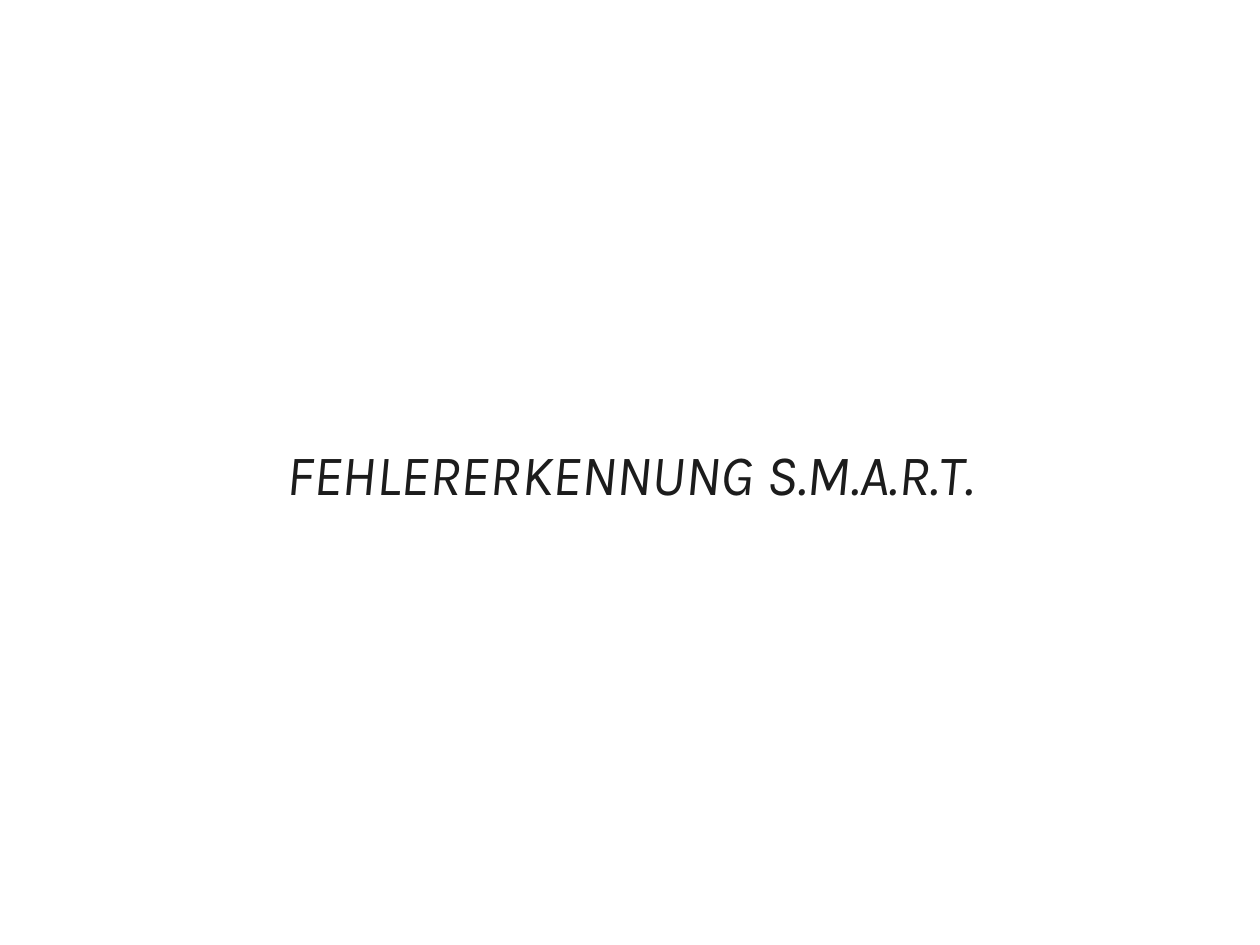
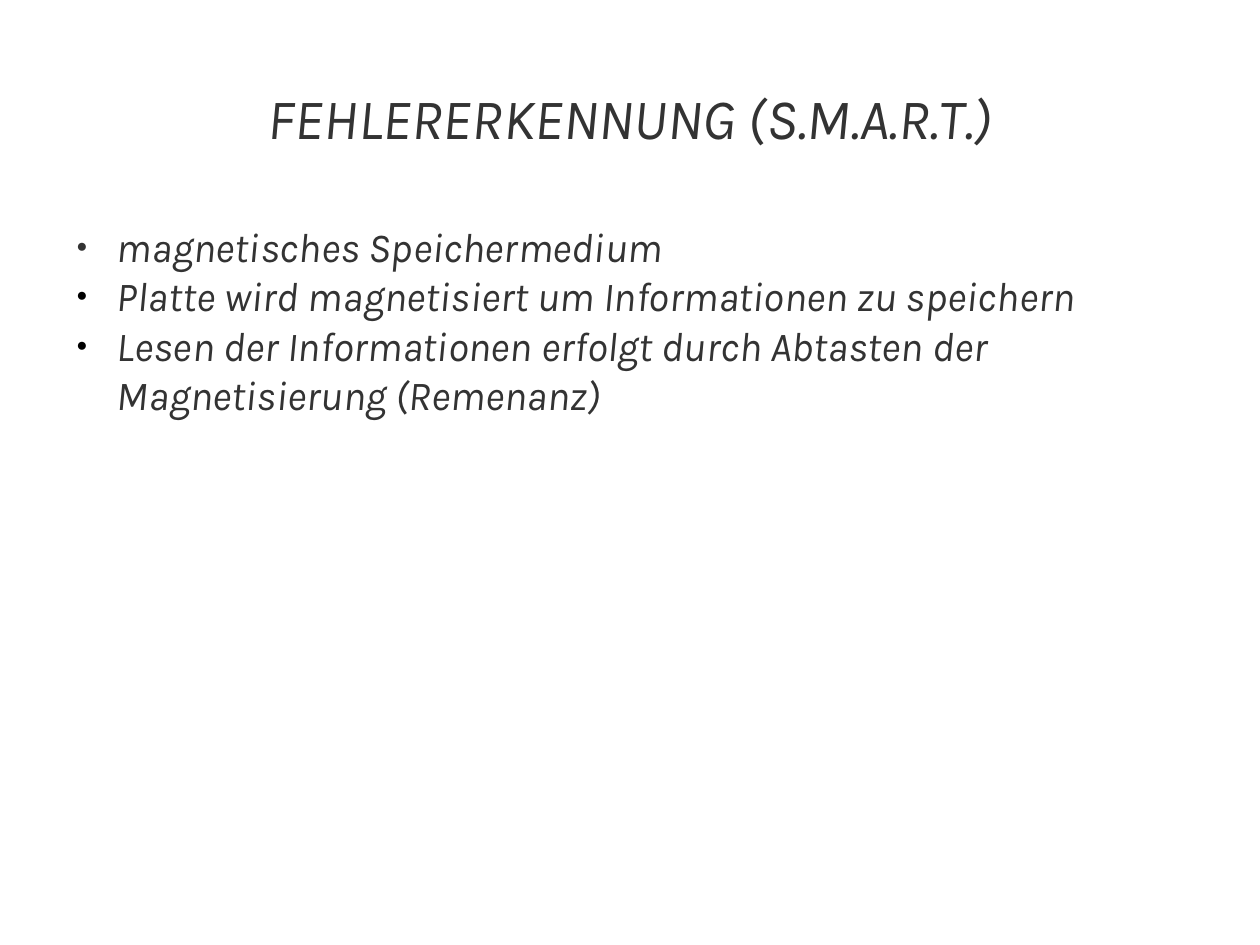
Before and after one commit to JMFootBallPlyr/Hard-drive-system-, a slide deck: slide 9 of WRK/presents/01 - types of drives/types of drives.pptx (slide 10 before the commit). Drawn at 1260x945 pixels with LibreOffice and Linux fonts; fonts in the diff are those of the drawing. Boxes give left, top, right and bottom in pixels: in the first picture for what was removed or moved away, otherwise in the second. Text is boxed around its words. In the diff, an @@ line names an element or a change of style, - is before the commit and + after.

Commit message:
Updated TOD presentation.

```diff
--- a/WRK/presents/01 - types of drives/types of drives.pptx
+++ b/WRK/presents/01 - types of drives/types of drives.pptx
@@ text at [268, 97, 992, 146]: text changed; text colour #1C1C1C to #333333 @@
-FEHLERERKENNUNG S.M.A.R.T.
+FEHLERERKENNUNG (S.M.A.R.T.)
@@ text added at [117, 233, 1075, 420], 26 pt, text #333333, italic @@
+● magnetisches Speichermedium
+● Platte wird magnetisiert um Informationen zu speichern
+● Lesen der Informationen erfolgt durch Abtasten der Magnetisierung (Remenanz)
```
Also in this commit, not shown: 3 other slides changed, 23 slides added, 23 slides removed, 7 other files.
